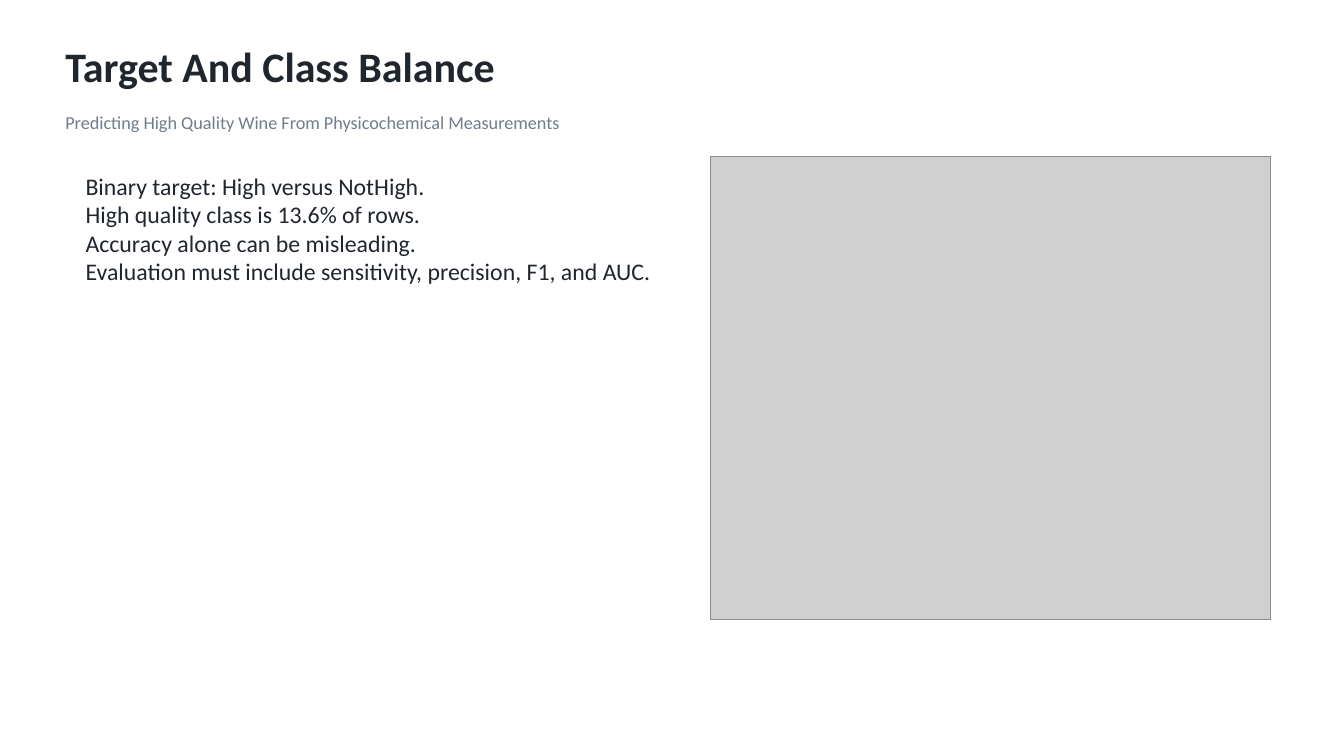
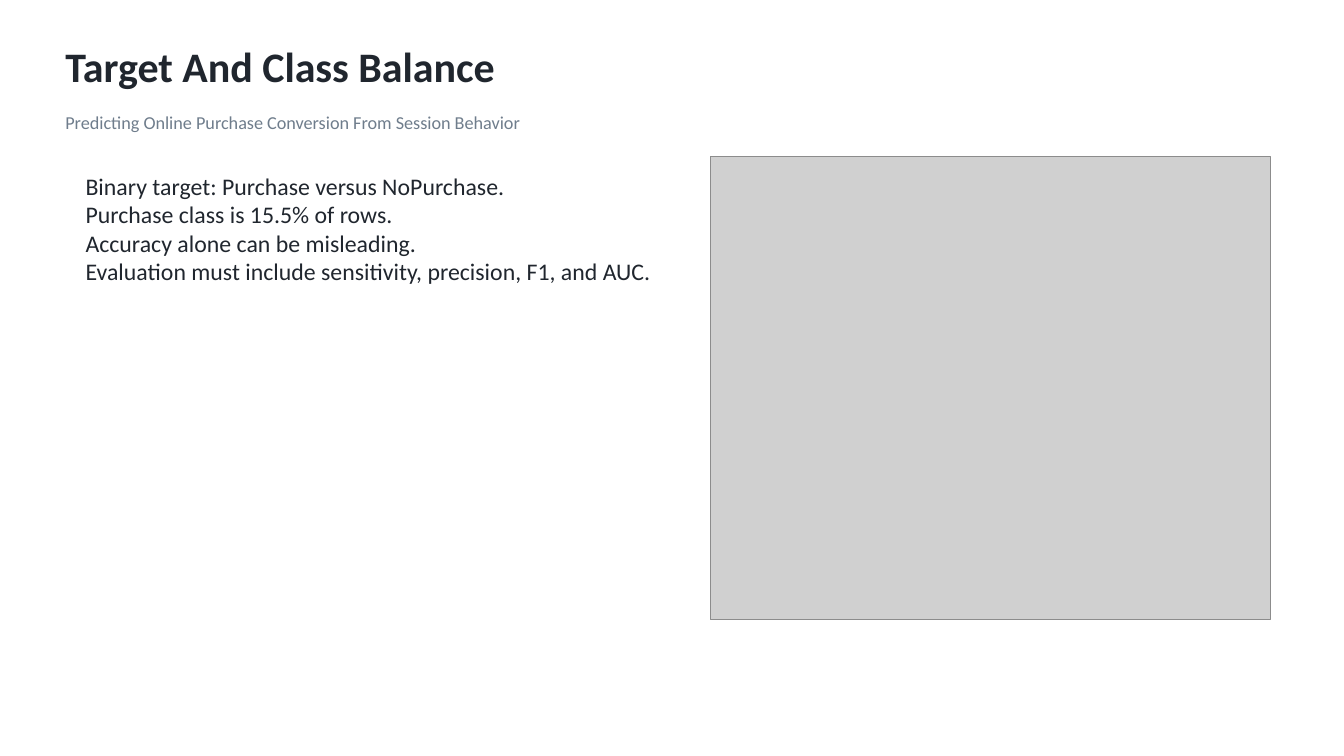
Before and after one commit to nikitarogers333/ads-predictive-modeling-final, a slide deck: slide 4 of Video_Presentation_Slides-Team1.pptx. Drawn at 1344x756 pixels with LibreOffice and Linux fonts; fonts in the diff are those of the drawing; grey boxes stand for pictures. Boxes give left, top, right and bottom in pixels: in the first picture for what was removed or moved away, otherwise in the second. Text is boxed around its words. In the diff, an @@ line names an element or a change of style, - is before the commit and + after.

Commit message:
Replace wine dataset with online shoppers conversion project

```diff
--- a/Video_Presentation_Slides-Team1.pptx
+++ b/Video_Presentation_Slides-Team1.pptx
@@ text at box(65, 116, 520, 132): text changed @@
-Predicting High Quality Wine From Physicochemical Measurements
+Predicting Online Purchase Conversion From Session Behavior
@@ text at box(86, 178, 504, 223): text changed @@
-Binary target: High versus NotHigh.
-High quality class is 13.6% of rows.
+Binary target: Purchase versus NoPurchase.
+Purchase class is 15.5% of rows.
```
Also in this commit, not shown: 13 other slides changed, 38 other files.
